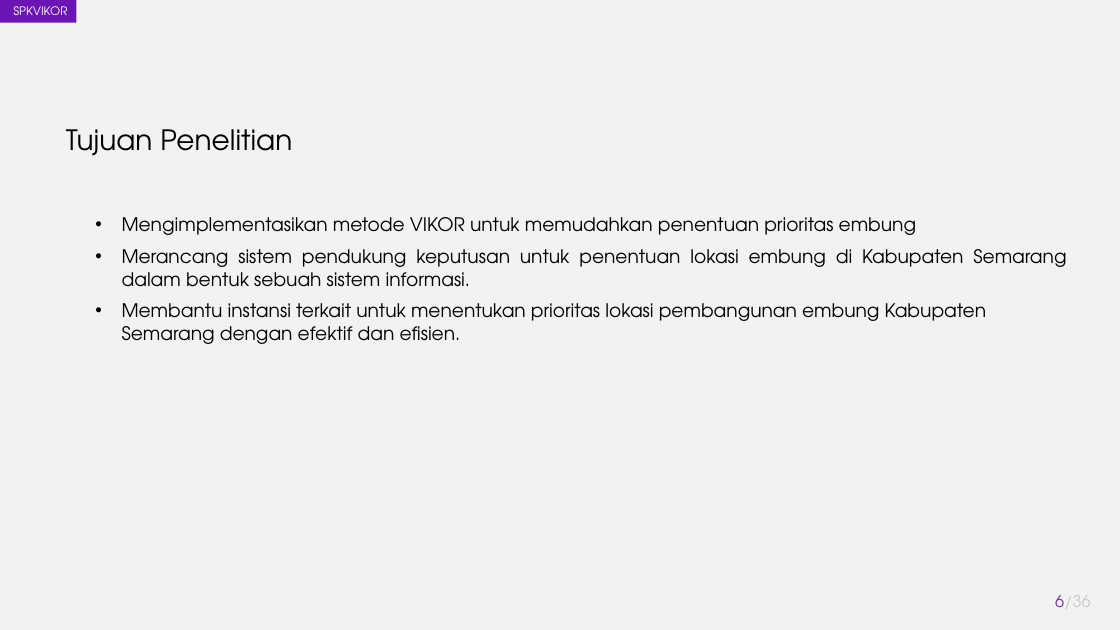
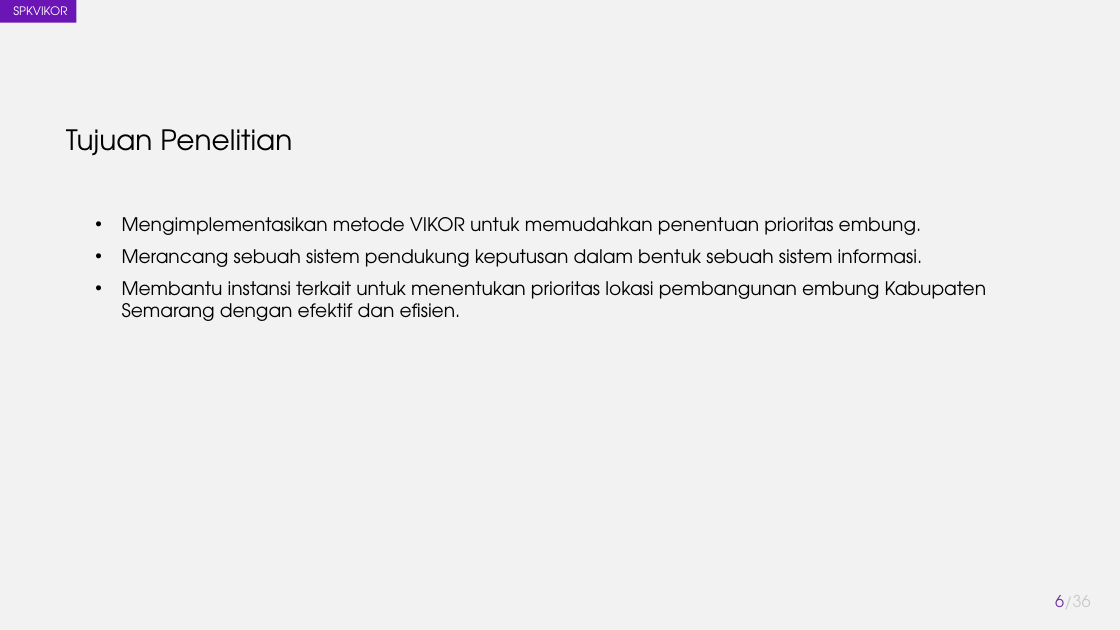
Before and after one commit to akhmadali7/TugasAkhir, a slide deck: slide 6 of PPT - TA - Akhmad Ali Sajidin.pptx. Drawn at 1120x630 pixels with LibreOffice and Linux fonts; fonts in the diff are those of the drawing. Boxes give left, top, right and bottom in pixels: in the first picture for what was removed or moved away, otherwise in the second. Text is boxed around its words. In the diff, an @@ line names an element or a change of style, - is before the commit and + after.

```diff
--- a/PPT - TA - Akhmad Ali Sajidin.pptx
+++ b/PPT - TA - Akhmad Ali Sajidin.pptx
@@ text at (122,217,923,267): text changed @@
-• Mengimplementasikan metode VIKOR untuk memudahkan penentuan prioritas embung
-• Merancang sistem pendukung keputusan untuk penentuan lokasi embung di Kabupaten Semarang dalam bentuk sebuah sistem informasi.
+• Mengimplementasikan metode VIKOR untuk memudahkan penentuan prioritas embung.
+• Merancang sebuah sistem pendukung keputusan dalam bentuk sebuah sistem informasi.
```
Also in this commit, not shown: 11 other slides changed.
